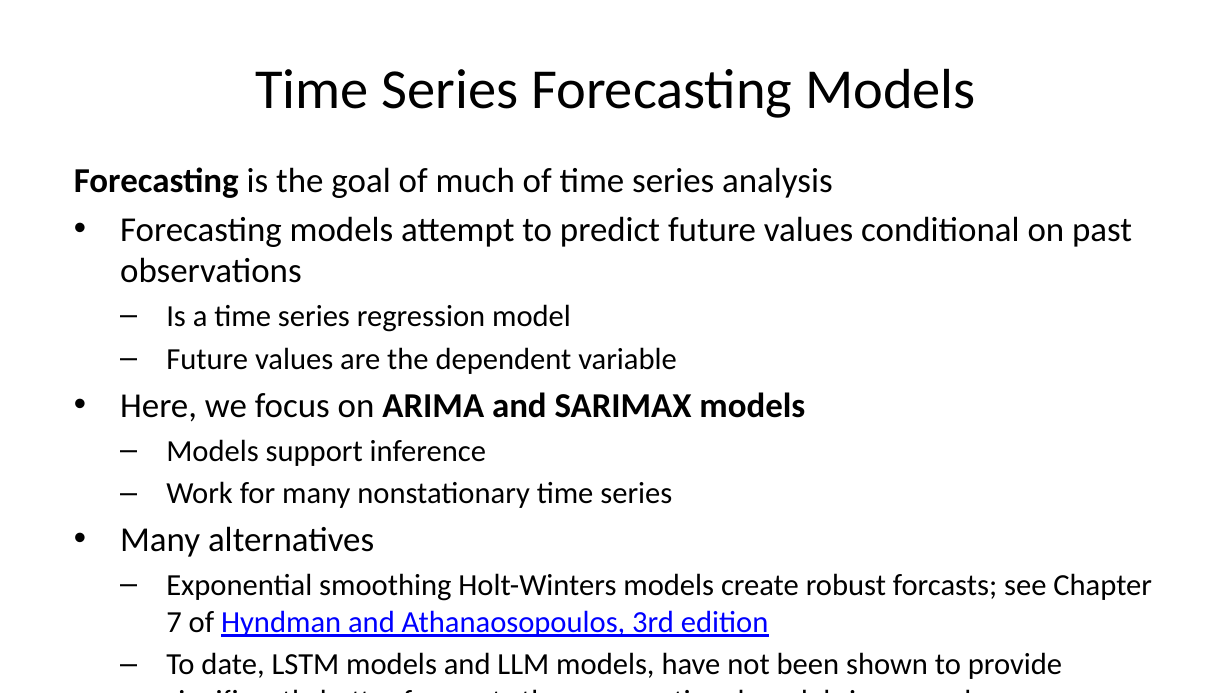
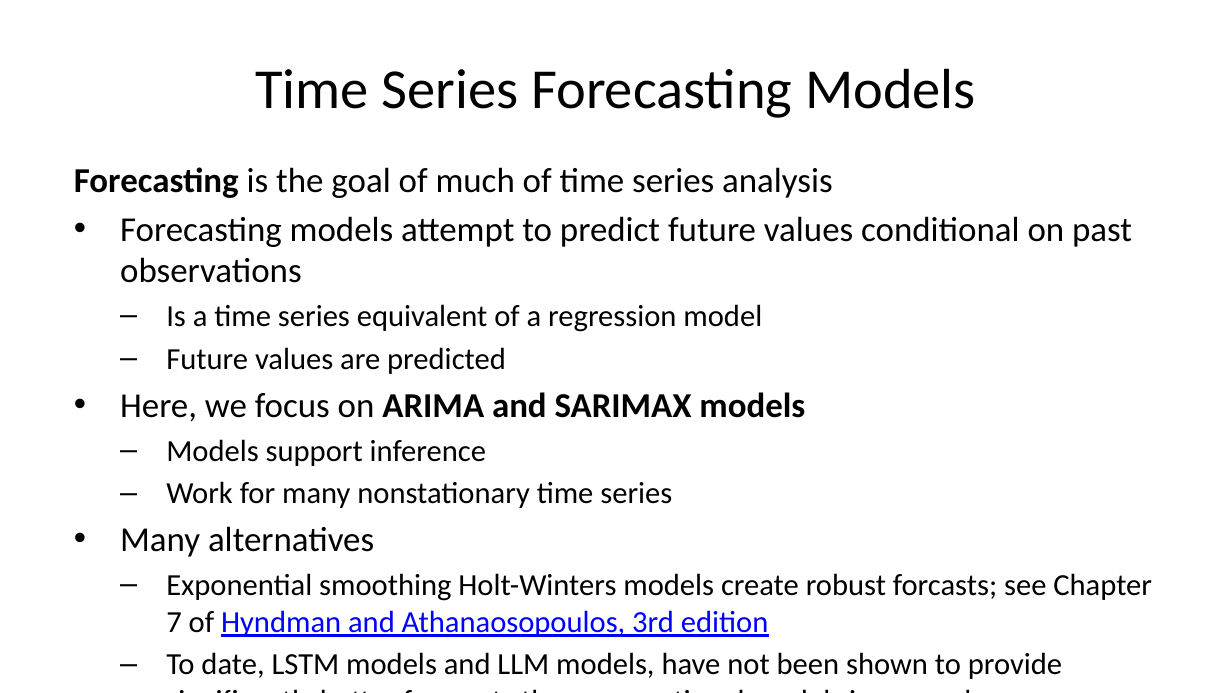
Before and after one commit to StephenElston/CSCI-E-83, a slide deck: slide 6 of LectureSlides/13_BasicTimeSeriesModels.pptx (slide 7 before the commit). Drawn at 1232x693 pixels with LibreOffice and Linux fonts; fonts in the diff are those of the drawing. Boxes give left, top, right and bottom in pixels: in the first picture for what was removed or moved away, otherwise in the second. Text is boxed around its words. In the diff, an @@ line names an element or a change of style, - is before the commit and + after.

Commit message:
Typo corrections from lecture

```diff
--- a/LectureSlides/13_BasicTimeSeriesModels.pptx
+++ b/LectureSlides/13_BasicTimeSeriesModels.pptx
@@ text at bbox=[166, 304, 762, 374]: text changed @@
-  – Is a time series regression model
-  – Future values are the dependent variable
+  – Is a time series equivalent of a regression model
+  – Future values are predicted
```
Also in this commit, not shown: 8 other slides changed, 3 slides added, 2 slides removed.
